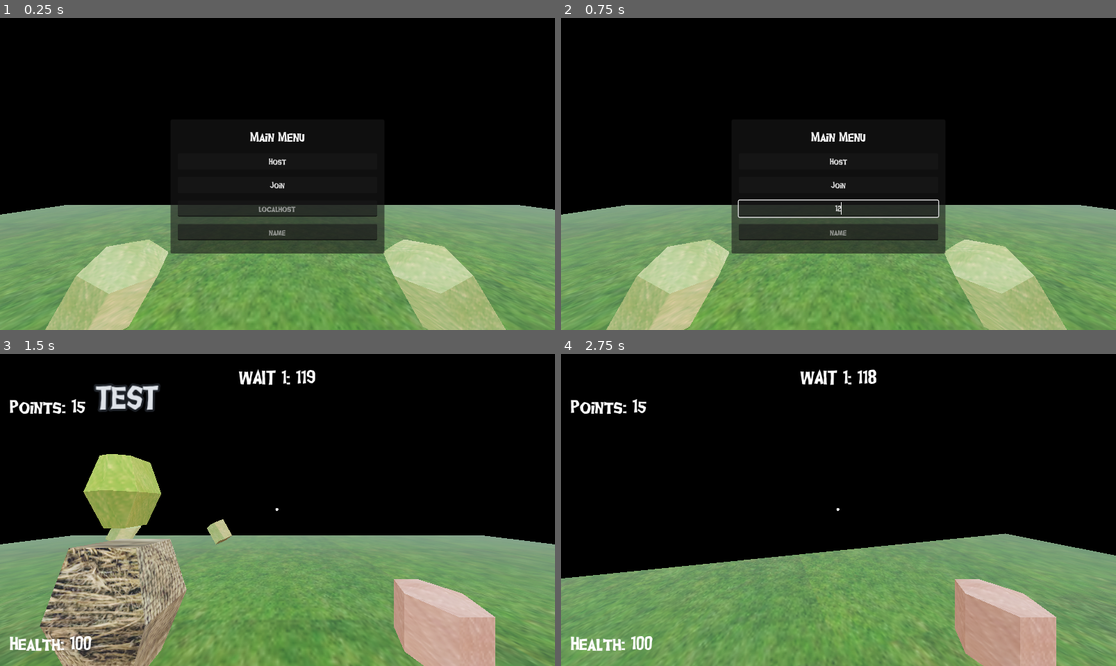
Above: before the commit, frames 1-4 (two rows, left to right).
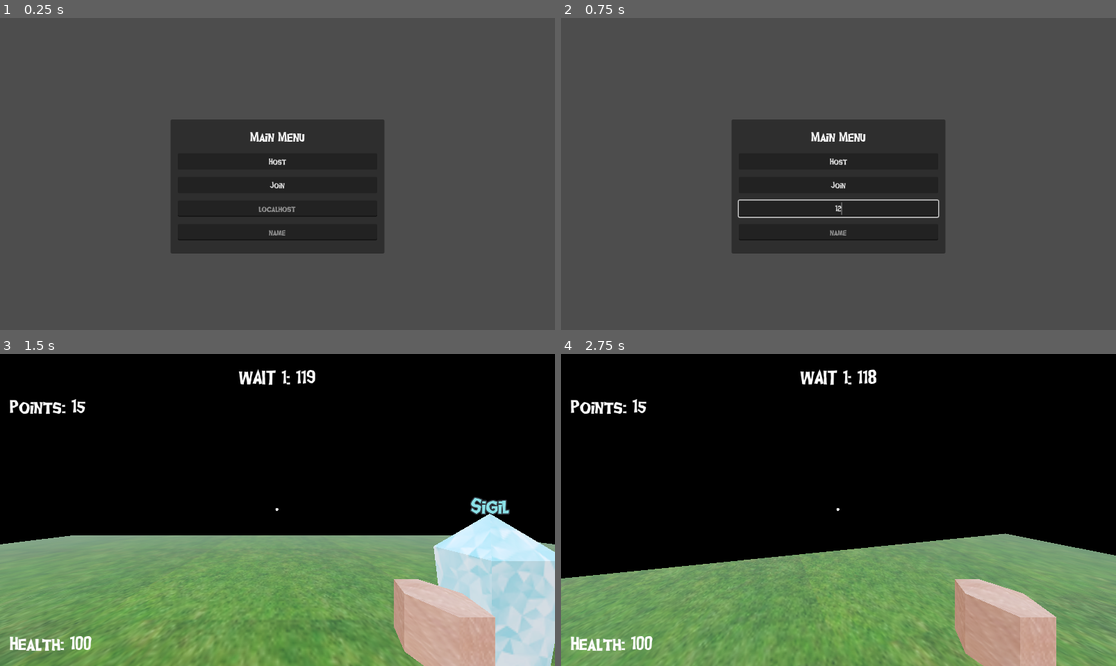
Above: after the commit, the same moments.

Repository: erioxis/dozetgame
Game: Godot game, scene res://Scenes/world.tscn
Two runs of this game, one before a commit and one after it. Both use one fixed random seed, a clock stepped at 60 frames per second and the inputs below.
Inputs (mouse positions are in pixels of both pictures, inside the frame that each line leads up to):
- Up to frame 1 (0.25 s): no input
- Up to frame 2 (0.75 s): click (838, 208) at 0.52 s; type "12" at 0.6 s
- Up to frame 3 (1.5 s): click (277, 569) at 0.75 s; type "Alex" at 0.83 s; click "Host" at 1.25 s
- Up to frame 4 (2.75 s): tap Enter (ui_accept) at 2, 2.27 s; move the mouse to (866, 510) at 2.02 s; hold W (up) from 2.03 s (still down); click (866, 510) at 2.1 s

The runs differ from the first frame. In frame 1, 92% of the frame differs, in the area x 0-100%, y 0-100%; in frame 2, 92%; in frame 3, 19%; in frame 4, nothing differs.

Commit message:
sigil start

Diff:
--- a/Scenes/TestMap.tscn
+++ b/Scenes/TestMap.tscn
@@ -5,7 +5,7 @@
 [ext_resource type="Shader" path="res://assets/shaders/ps1.gdshader" id="3_yffhn"]
 [ext_resource type="ArrayMesh" uid="uid://bfvwyoi7c0vh0" path="res://assets/models/flat.obj" id="4_a80cx"]
 [ext_resource type="PackedScene" uid="uid://1irhveuvktve" path="res://Scenes/Death.tscn" id="5_87wyk"]
-[ext_resource type="PackedScene" uid="uid://cisfy1dg603e0" path="res://Scenes/zombie.tscn" id="6_auknj"]
+[ext_resource type="PackedScene" uid="uid://dkv26l5o2ya1n" path="res://Scenes/sigil.tscn" id="7_hbkm3"]
 
 [sub_resource type="ShaderMaterial" id="ShaderMaterial_by1po"]
 render_priority = 0
@@ -39,5 +39,11 @@
 
 [node name="Death" parent="." instance=ExtResource("5_87wyk")]
 
-[node name="Zombie" parent="." instance=ExtResource("6_auknj")]
-transform = Transform3D(1, 0, 0, 0, 1, 0, 0, 0, 1, -0.946919, 1.60861, -1.27866)
+[node name="Sigil" parent="." groups=["sigil"] instance=ExtResource("7_hbkm3")]
+transform = Transform3D(1, 0, 0, 0, 1, 0, 0, 0, 1, 2.65917, 0.5, -2.54509)
+
+[node name="Sigil2" parent="." groups=["sigil"] instance=ExtResource("7_hbkm3")]
+transform = Transform3D(1, 0, 0, 0, 1, 0, 0, 0, 1, -2.13789, 0.5, 10.4135)
+
+[node name="Sigil3" parent="." groups=["sigil"] instance=ExtResource("7_hbkm3")]
+transform = Transform3D(1, 0, 0, 0, 1, 0, 0, 0, 1, -11.7034, 0.5, -2.54509)
--- /dev/null
+++ b/Scenes/sigil.tscn
@@ -0,0 +1,40 @@
+[gd_scene load_steps=7 format=3 uid="uid://dkv26l5o2ya1n"]
+
+[ext_resource type="ArrayMesh" uid="uid://jwi3lrcbvsiy" path="res://assets/models/sigil.obj" id="1_k4syh"]
+[ext_resource type="Shader" path="res://assets/shaders/ps1.gdshader" id="2_qk1cn"]
+[ext_resource type="Texture2D" uid="uid://bffq36lec7ulw" path="res://assets/textures/sigil.png" id="3_lfjhj"]
+[ext_resource type="FontFile" uid="uid://cy70efx6hnu4t" path="res://assets/font/ghoulfriaoe_upd.ttf" id="4_8ifyw"]
+
+[sub_resource type="BoxShape3D" id="BoxShape3D_0d1ss"]
+size = Vector3(0.896721, 1.83221, 0.925384)
+
+[sub_resource type="ShaderMaterial" id="ShaderMaterial_lvlau"]
+render_priority = 0
+shader = ExtResource("2_qk1cn")
+shader_parameter/jitter = 0.5
+shader_parameter/jitter_z_coordinate = true
+shader_parameter/jitter_depth_independent = true
+shader_parameter/affine_texture_mapping = true
+shader_parameter/alpha_scissor = 1.0
+shader_parameter/albedo = ExtResource("3_lfjhj")
+
+[node name="Sigil" type="StaticBody3D"]
+
+[node name="CollisionShape3D" type="CollisionShape3D" parent="."]
+transform = Transform3D(1, 0, 0, 0, 1, 0, 0, 0, 1, 0, 0.386767, 0)
+shape = SubResource("BoxShape3D_0d1ss")
+
+[node name="MeshInstance3D" type="MeshInstance3D" parent="."]
+transform = Transform3D(0.3, 0, 0, 0, 0.3, 0, 0, 0, 0.3, 0, 0, 0)
+mesh = ExtResource("1_k4syh")
+surface_material_override/0 = SubResource("ShaderMaterial_lvlau")
+
+[node name="Letter" type="Label3D" parent="."]
+transform = Transform3D(1, 0, 0, 0, 1, 0, 0, 0, 1, -0.00418162, 1.75906, 0.00611091)
+billboard = 1
+shaded = true
+modulate = Color(0.541176, 1, 1, 1)
+text = "Sigil
+"
+font = ExtResource("4_8ifyw")
+font_size = 58
Not shown, added: assets/models/sigil.mtl
Not shown, added: assets/models/sigil.obj
Not shown, added: assets/models/sigil.obj.import
Binary file added: assets/textures/sigil.png
Not shown, added: assets/textures/sigil.png.import
